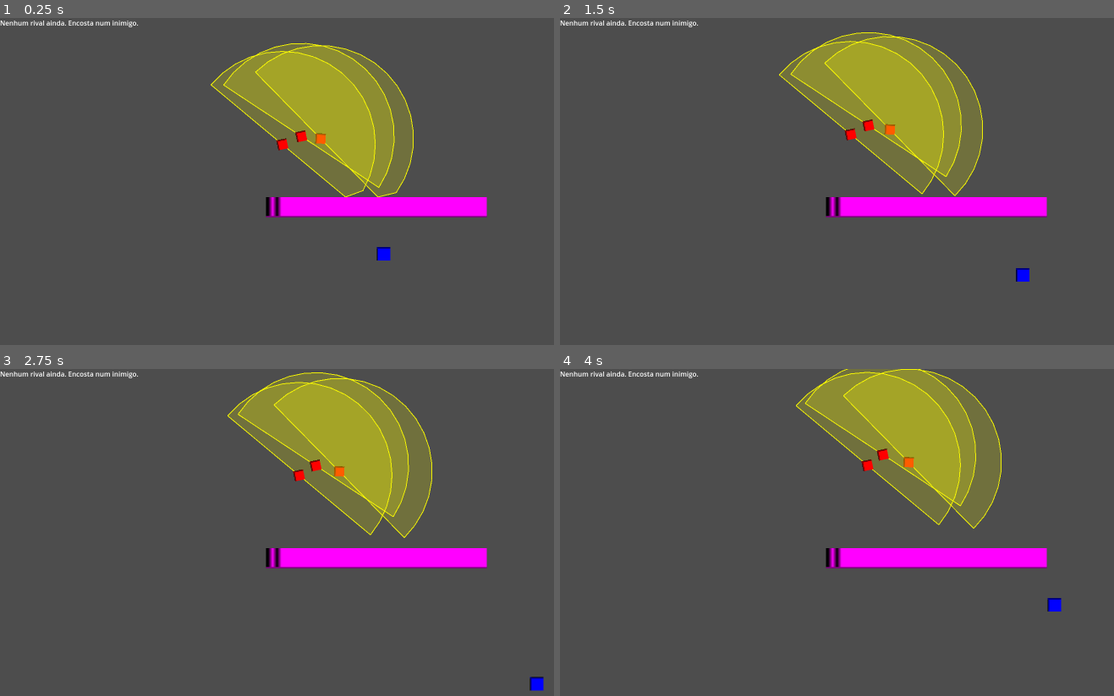
Above: before the commit, frames 1-4 (two rows, left to right).
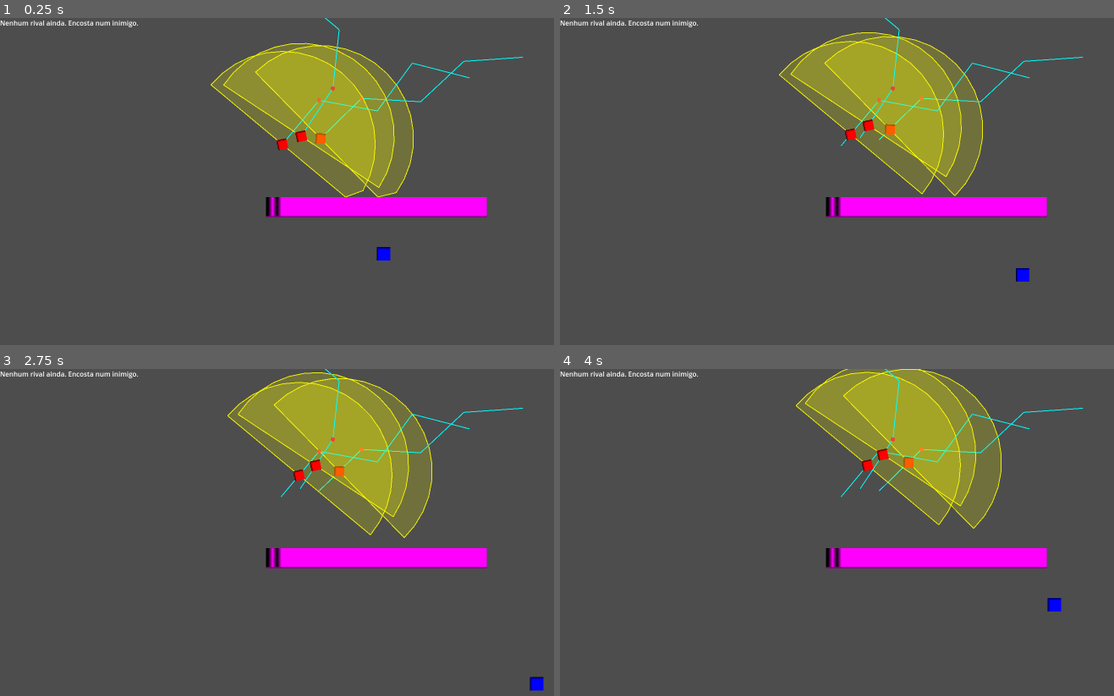
Above: after the commit, the same moments.

Repository: titosavio/Games
Game: Godot game, scene res://scenes/Main.tscn
Two runs of this game, one before a commit and one after it. Both use one fixed random seed, a clock stepped at 60 frames per second and the inputs below.
Inputs:
- Up to frame 1 (0.25 s): no input
- Up to frame 2 (1.5 s): hold Right (ui_right) 0.53-1.28 s; hold Down (ui_down) from 1.28 s (still down)
- Up to frame 3 (2.75 s): release Down (ui_down) at 2.03 s; hold Right (ui_right) from 2.03 s (still down)
- Up to frame 4 (4 s): release Right (ui_right) at 2.78 s; hold W (ui_up) 2.78-3.53 s; hold Left (ui_left) from 3.53 s (still down)

The runs differ from the first frame. In frame 1, 0.5% of the frame differs, in the area x 51-95%, y 0-38%; in frame 2, 0.4%; in frame 3, 0.4%; in frame 4, 0.4%.

Commit message:
feat: Add path debugging visibility for enemies
Introduce a new export variable to toggle path debugging visibility. The enemy now draws its patrol path when the path_debug_visible flag is enabled, enhancing the debugging experience during development.

Diff:
--- a/new-game-project/scripts/Enemy.gd
+++ b/new-game-project/scripts/Enemy.gd
@@ -14,6 +14,7 @@
 var facing_dir := Vector2.RIGHT
 
 @export var cone_is_visible := true  # mostra o cone de visão
+@export var path_debug_visible := true
 @export var stop_distance := 14.0      # para de grudar
 @export var accel := 10.0              # “suavidade”
 
@@ -51,7 +52,7 @@
 	_build_patrol_path()
 
 func _process(_delta):
-	if cone_is_visible:
+	if cone_is_visible or path_debug_visible:
 		queue_redraw()
 
 func setup(system: AdversarySystem, player: CharacterBody2D) -> void:
@@ -187,6 +188,13 @@
 
 
 func _draw():
+	if cone_is_visible:
+		_draw_cone()
+
+	if path_debug_visible:
+		_draw_path()
+
+func _draw_cone():
 	if not cone_is_visible:
 		return
 
@@ -225,6 +233,23 @@
 	for j in range(points.size() - 1):
 		draw_line(points[j], points[j + 1], Color(1, 1, 0, 0.9), 2.0)
 	draw_line(points[-1], Vector2.ZERO, Color(1, 1, 0, 0.9), 2.0)
+
+func _draw_path():
+	if path.is_empty():
+		return
+
+	# linha começa no spawn
+	var prev := to_local(spawn_pos)
+
+	for i in range(path.size()):
+		var p := to_local(path[i])
+		draw_line(prev, p, Color(0, 1, 1, 0.9), 2.0)
+		prev = p
+
+	# marca o waypoint atual
+	var idx: int = clamp(path_i, 0, path.size() - 1)
+	draw_circle(to_local(path[idx]), 5.0, Color(1, 0.2, 0.2, 0.9))
+
 
 func _build_patrol_path():
 	path.clear()
@@ -240,6 +265,12 @@
 		path.append(next)
 		dir = (next - cur).normalized()
 		cur = next
+
+	# make return path
+	for i in range(path.size() - 2, -1, -1):
+		path.append(path[i])
+	path.append(spawn_pos)
+
 
 func _pick_reachable_point(from: Vector2, preferred_dir: Vector2) -> Vector2:
 	var tries = 10
